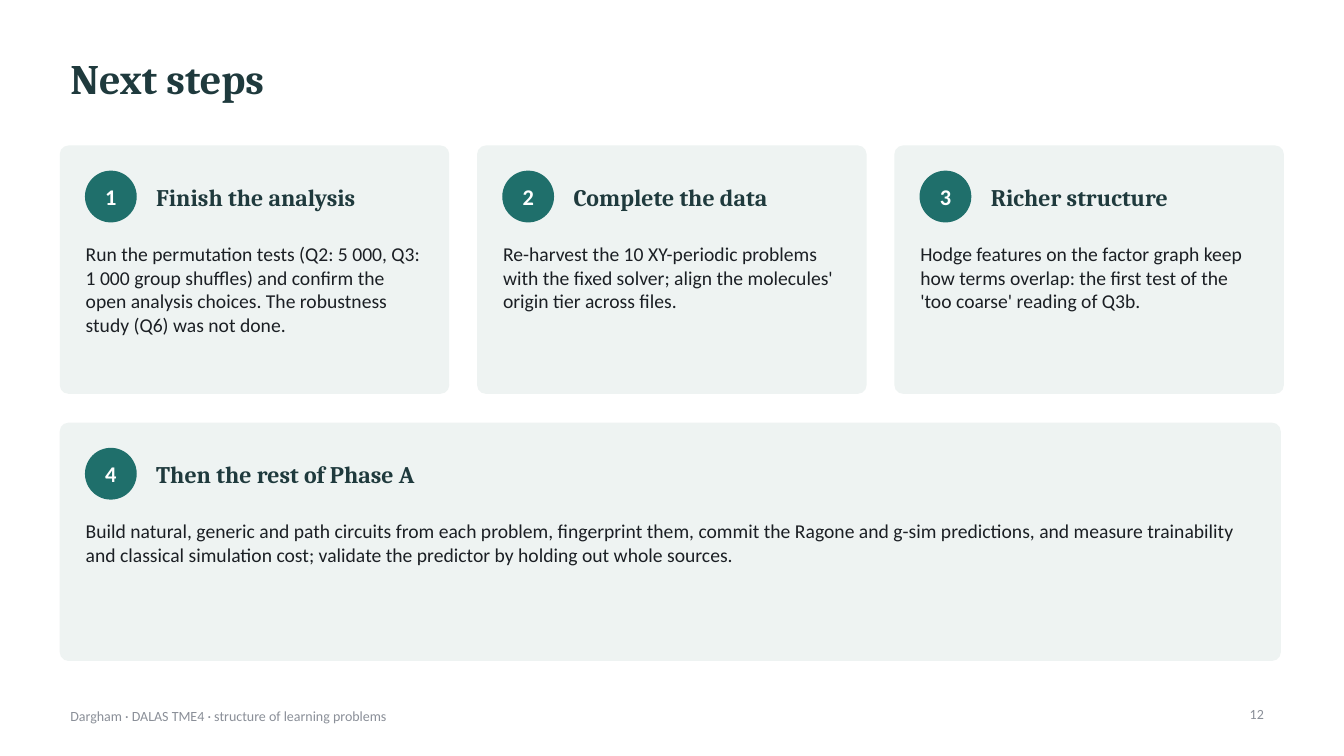
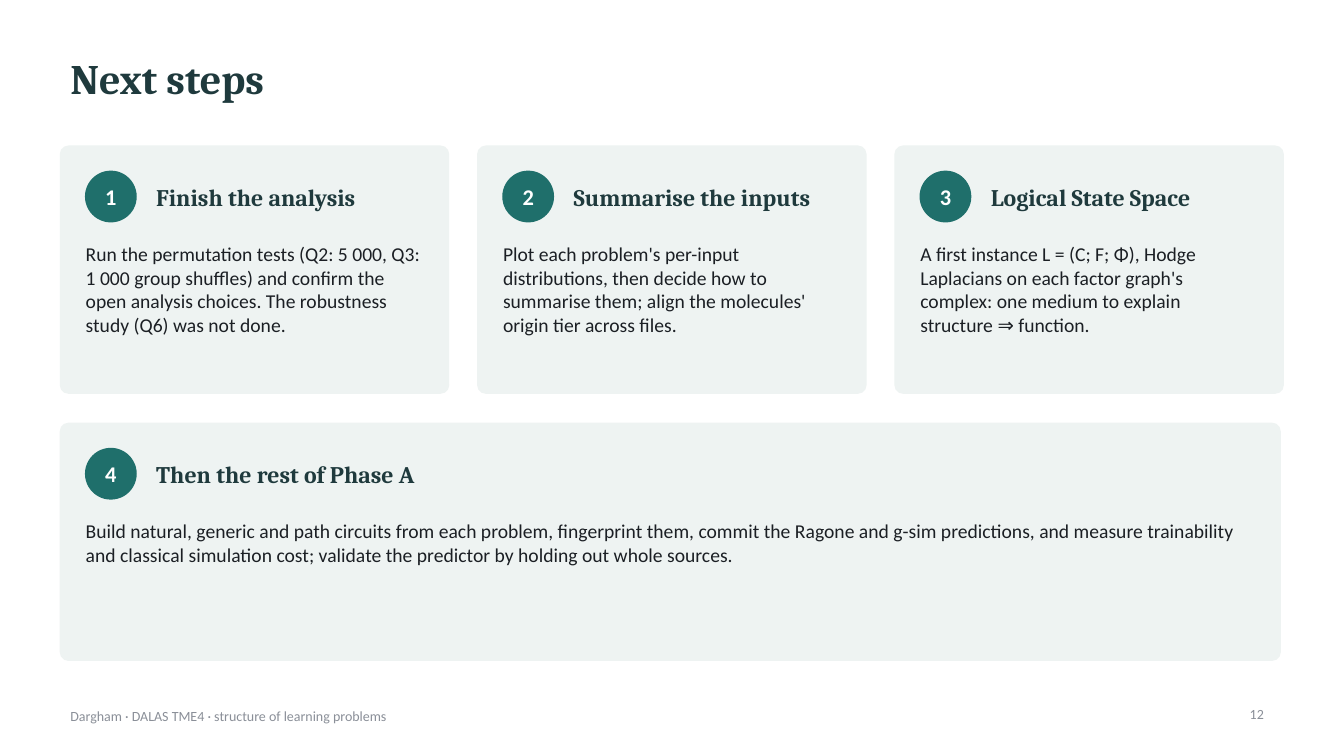
Before and after one commit to Bel-The-Wizard/TME4, a slide deck: slide 12 of presentation/DALAS_TME4_presentation.pptx. Drawn at 1344x756 pixels with LibreOffice and Linux fonts; fonts in the diff are those of the drawing. Boxes give left, top, right and bottom in pixels: in the first picture for what was removed or moved away, otherwise in the second. Text is boxed around its words. In the diff, an @@ line names an element or a change of style, - is before the commit and + after.

```diff
--- a/presentation/DALAS_TME4_presentation.pptx
+++ b/presentation/DALAS_TME4_presentation.pptx
@@ text at (574, 189, 810, 211): text changed @@
-Complete the data
+Summarise the inputs
@@ text at (991, 189, 1190, 211): text changed @@
-Richer structure
+Logical State Space
@@ text at (503, 247, 805, 336): text changed @@
-Re-harvest the 10 XY-periodic problems with the fixed solver; align the molecules' origin tier across files.
+Plot each problem's per-input distributions, then decide how to summarise them; align the molecules' origin tier across files.
@@ text at (920, 247, 1196, 332): text changed @@
-Hodge features on the factor graph keep how terms overlap: the first test of the 'too coarse' reading of Q3b.
+A first instance L = (C; F; Φ), Hodge Laplacians on each factor graph's complex: one medium to explain structure ⇒ function.
```
Also in this commit, not shown: 2 other slides changed, 3 other files.
